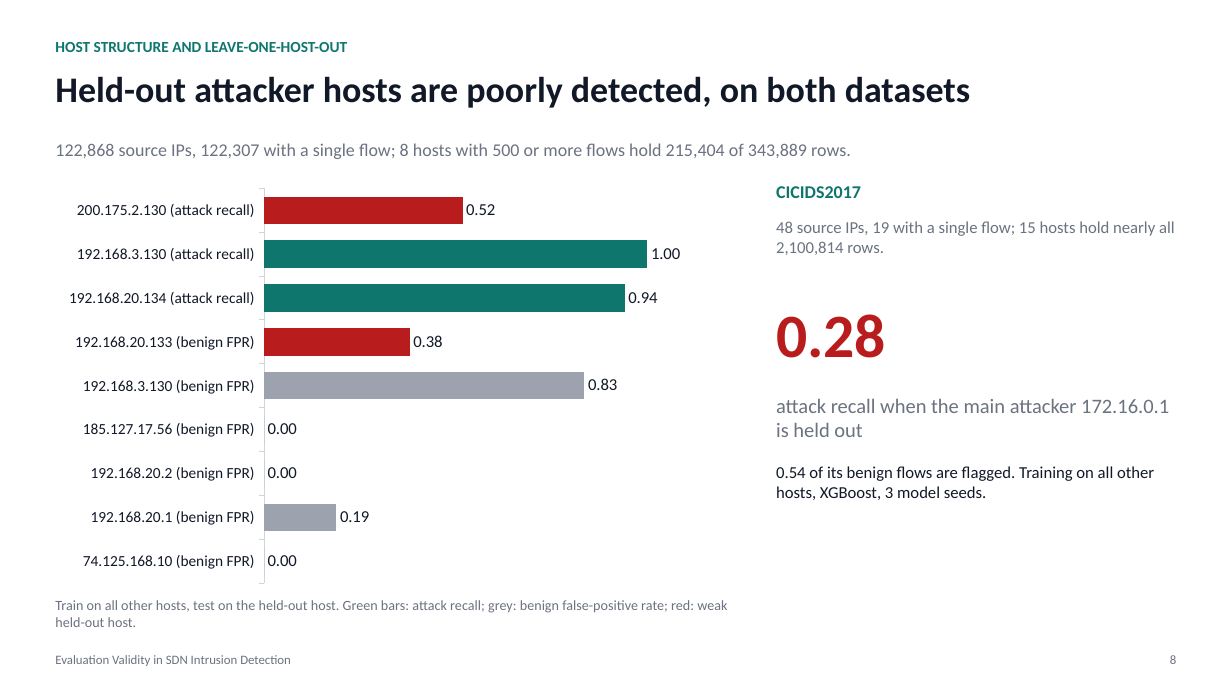
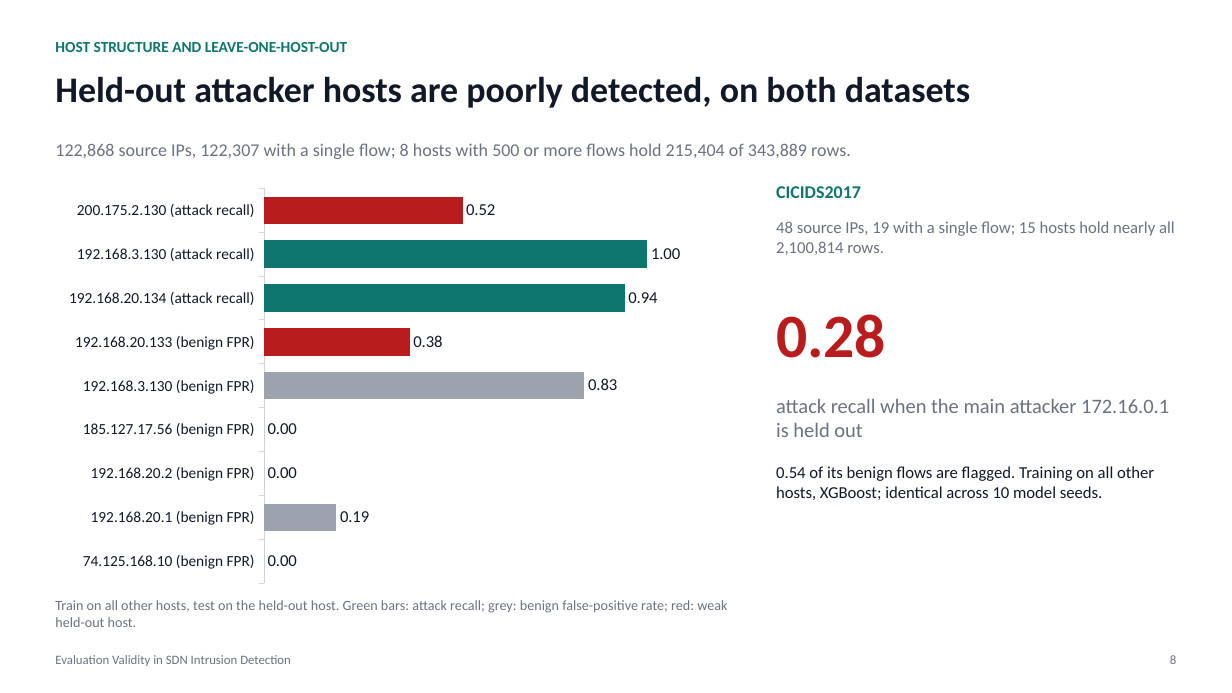
Before and after one commit to adhyan-jain/Proteus, a slide deck: slide 8 of research/insdn_controller/PRESENTATION.pptx. Drawn at 1232x693 pixels with LibreOffice and Linux fonts; fonts in the diff are those of the drawing. Boxes give left, top, right and bottom in pixels: in the first picture for what was removed or moved away, otherwise in the second. Text is boxed around its words. In the diff, an @@ line names an element or a change of style, - is before the commit and + after.

Commit message:
Paper and deck: LOHO is deterministic across 10 model seeds (uncertainty is host choice); wording fixes

```diff
--- a/research/insdn_controller/PRESENTATION.pptx
+++ b/research/insdn_controller/PRESENTATION.pptx
@@ text at box(776, 466, 1154, 500): text changed @@
-0.54 of its benign flows are flagged. Training on all other hosts, XGBoost, 3 model seeds.
+0.54 of its benign flows are flagged. Training on all other hosts, XGBoost; identical across 10 model seeds.
```
Also in this commit, not shown: 5 other files.
